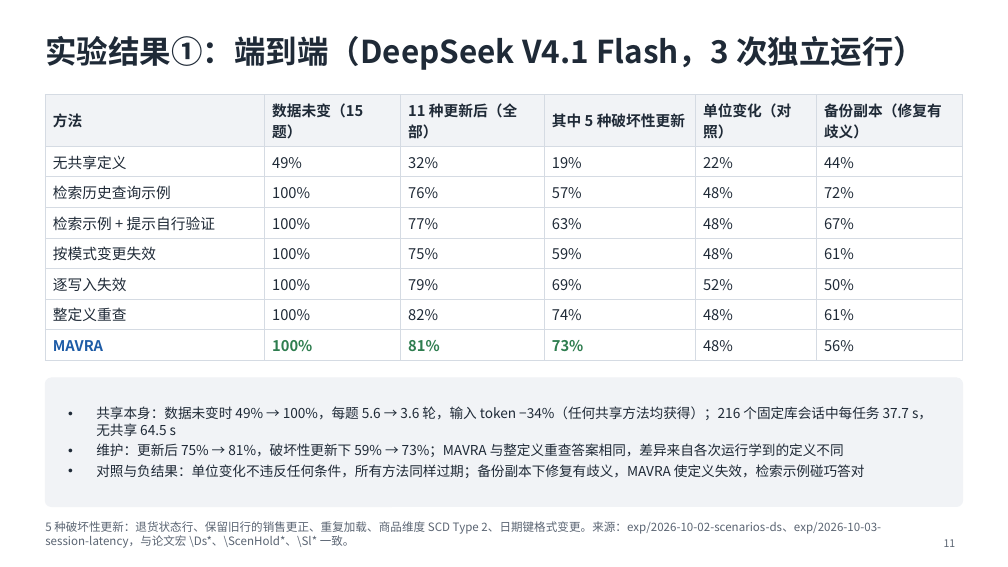
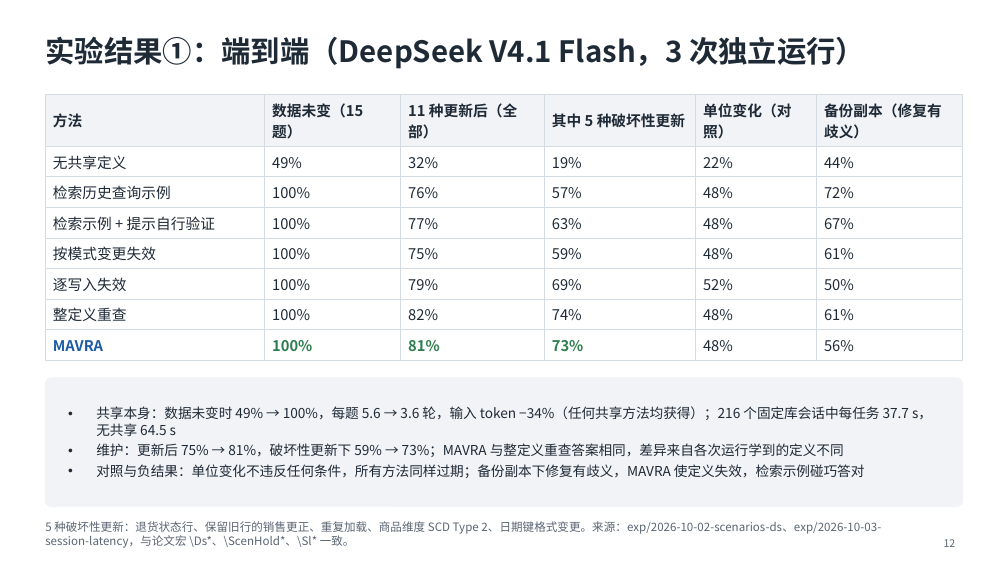
Before and after one commit to mmmttt000045/agent4db-adapter, a slide deck: slide 12 of docs/mavra-system.pptx (slide 11 before the commit). Drawn at 1008x567 pixels with LibreOffice and Linux fonts; fonts in the diff are those of the drawing. Boxes give left, top, right and bottom in pixels: in the first picture for what was removed or moved away, otherwise in the second. Text is boxed around its words. In the diff, an @@ line names an element or a change of style, - is before the commit and + after.

```diff
--- a/docs/mavra-system.pptx
+++ b/docs/mavra-system.pptx
@@ title "实验结果①：端到端（DeepSeek V4.1 Flash，3 次独立运行）" at [45,36,865,69]: size 30 to 28 pt @@
```
Also in this commit, not shown: 6 other slides changed, 7 slides added, 5 slides removed, 2 other files.
